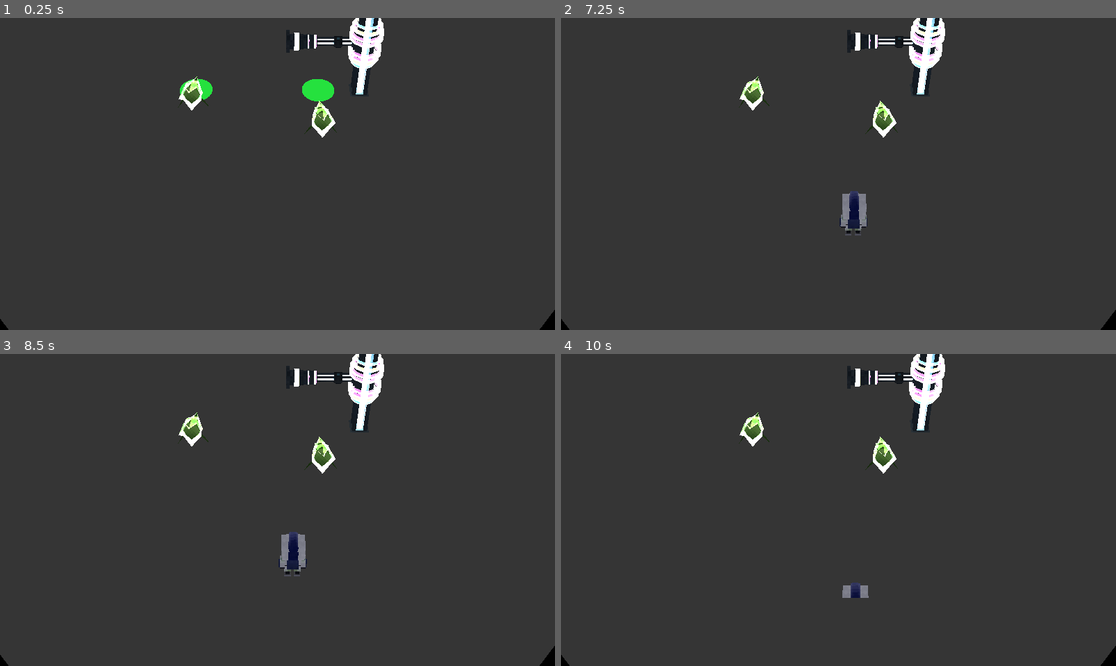
Above: before the commit, frames 1-4 (two rows, left to right).
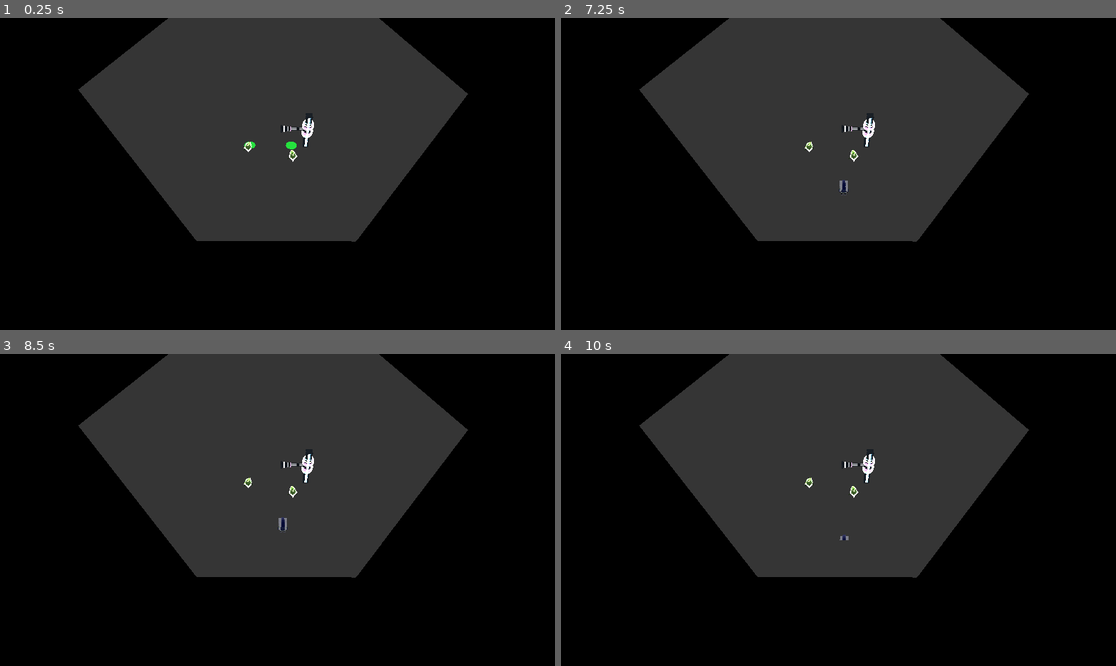
Above: after the commit, the same moments.

Repository: krl0sconk/Overcharge
Game: Godot game, scene res://scenes/maps/rooms/test_room.tscn
Two runs of this game, one before a commit and one after it. Both use one fixed random seed, a clock stepped at 60 frames per second and the inputs below. This scene is started directly instead of the project's main scene.
Inputs (mouse positions are in pixels of both pictures, inside the frame that each line leads up to):
- Up to frame 1 (0.25 s): no input
- Up to frame 2 (7.25 s): tap Enter at 0.5, 2, 3.5 s; move the mouse to (960, 158) at 0.52 s; hold D (move_right) 0.53-1.25 s; hold Space (attack) 0.53-1.25 s; click (960, 158) at 0.67 s; drag from (727, 189) to (810, 236) at 1.27 s; move the mouse to (894, 105) at 2.02 s; hold D (move_right) 2.03-2.75 s; hold Space (attack) 2.03-2.75 s; drag from (810, 236) to (672, 127) at 2.77 s; move the mouse to (1005, 220) at 3.52 s; hold A (move_left) 3.53-4.25 s; hold Space (attack) 3.53-4.25 s; drag from (672, 127) to (755, 96) at 4.27 s; move the mouse to (866, 174) at 5.02 s; hold S (move_down) 5.03-5.75 s; hold Space (attack) 5.03-5.75 s; click (866, 174) at 5.17 s; drag from (755, 96) to (727, 189) at 5.77 s; move the mouse to (960, 158) at 6.52 s; hold W (move_up) from 6.53 s (still down); hold Space (attack) from 6.53 s (still down)
- Up to frame 3 (8.5 s): release W (move_up) at 7.25 s; release Space (attack) at 7.25 s; drag from (166, 525) to (249, 572) at 7.27 s; move the mouse to (333, 441) at 8.02 s; hold S (move_down) from 8.03 s (still down); hold Space (attack) from 8.03 s (still down)
- Up to frame 4 (10 s): release S (move_down) at 8.75 s; release Space (attack) at 8.75 s; drag from (810, 572) to (672, 463) at 8.77 s; move the mouse to (1005, 556) at 9.52 s; hold W (move_up) from 9.53 s (still down); hold Space (attack) from 9.53 s (still down); click (1005, 556) at 9.67 s

The runs differ from the first frame. In frame 1, 66% of the frame differs, in the area x 0-100%, y 0-100%; in frame 2, 66%; in frame 3, 66%; in frame 4, 66%.

Commit message:
corrige EnemyDeathComponent (monitoring en caliente) y repone camara del test_room
- hitbox/hurtbox.monitoring necesitan set_deferred: tocarlos directo
  desde el callback de area_entered rompia con "blocked during in/out
  signal"
- la camara del test_room quedo movida a mano mientras se probaba; la
  repongo igual a la de los demas test (testSpamBT, testYunqueBT, etc.)

Diff:
--- a/scenes/maps/rooms/test_room.tscn
+++ b/scenes/maps/rooms/test_room.tscn
@@ -7,20 +7,6 @@
 [ext_resource type="PackedScene" uid="uid://twwwgkhxbnpr" path="res://scenes/entities/enemies/spam.tscn" id="5_rl67d"]
 [ext_resource type="PackedScene" uid="uid://bfm4s8lc0tvjm" path="res://scenes/entities/enemies/virus.tscn" id="6_sbtv8"]
 [ext_resource type="PackedScene" uid="uid://d2wtgm36hvepn" path="res://scenes/entities/enemies/yunque.tscn" id="7_t3bns"]
-
-[sub_resource type="BoxShape3D" id="BoxShape3D_j8abd"]
-size = Vector3(0.54467773, 1.1705322, 0.50787354)
-
-[sub_resource type="BoxMesh" id="BoxMesh_j8abd"]
-
-[sub_resource type="StandardMaterial3D" id="StandardMaterial3D_p2rji"]
-albedo_color = Color(0, 0, 0, 1)
-
-[sub_resource type="BoxShape3D" id="BoxShape3D_lka76"]
-size = Vector3(0.512146, 1.1640625, 0.32540894)
-
-[sub_resource type="BoxShape3D" id="BoxShape3D_nc3cx"]
-size = Vector3(0.8930054, 1.1777344, 0.80578613)
 
 [sub_resource type="Environment" id="Environment_ygx7y"]
 ambient_light_source = 2
@@ -80,9 +66,7 @@
 
 [node name="Camera3D" type="Camera3D" parent="." unique_id=883347460]
 transform = Transform3D(1, 0, 0, 0, 0.64278764, 0.76604444, 0, -0.76604444, 0.64278764, 0, 10, 8)
-keep_aspect = 0
 current = true
-fov = 50.0
 
 [node name="WorldEnvironment" type="WorldEnvironment" parent="." unique_id=48934665]
 environment = SubResource("Environment_ygx7y")
--- a/scripts/components/EnemyDeathComponent.gd
+++ b/scripts/components/EnemyDeathComponent.gd
@@ -20,9 +20,12 @@
 	_killer = source
 
 func _on_health_died() -> void:
+	## set_deferred: esto corre dentro del propio callback de área de la
+	## física (area_entered -> receive_hit -> take_damage -> died), y
+	## Godot no deja tocar monitoring/monitorable en caliente ahí.
 	if hitbox != null:
-		hitbox.monitoring = false
-	hurtbox.monitorable = false
+		hitbox.set_deferred("monitoring", false)
+	hurtbox.set_deferred("monitorable", false)
 	EventBus.enemy_died.emit(_killer)
 	await get_tree().create_timer(despawn_delay).timeout
 	owner_body.queue_free()
